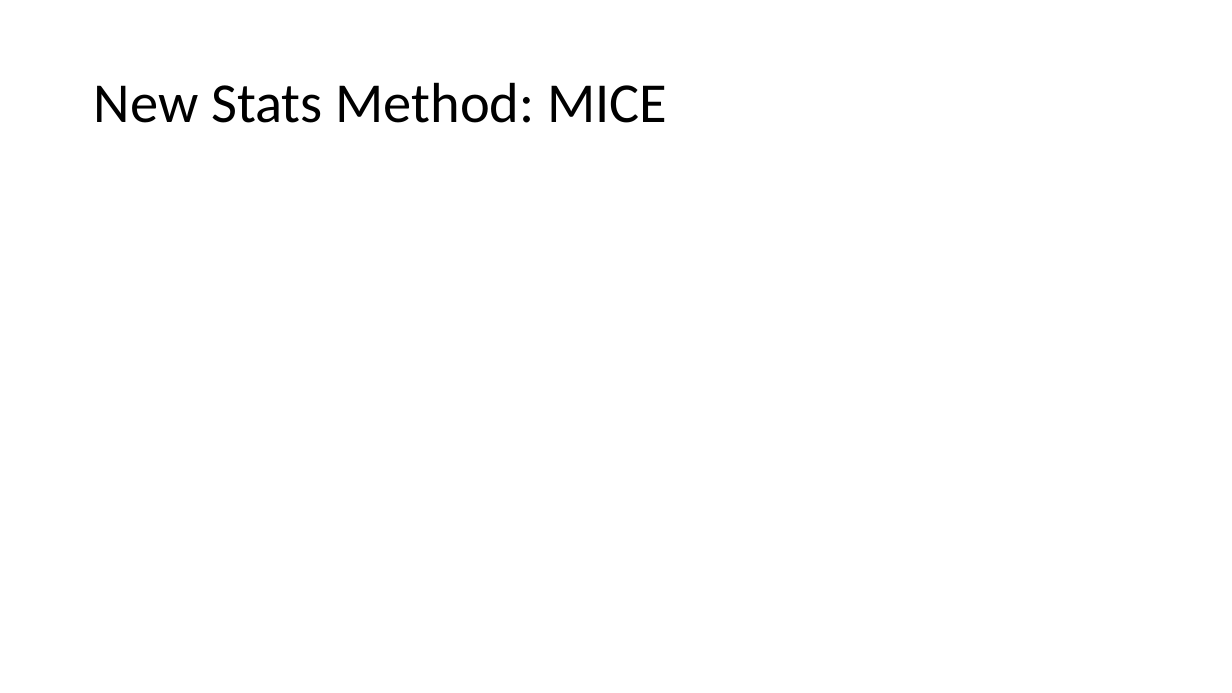
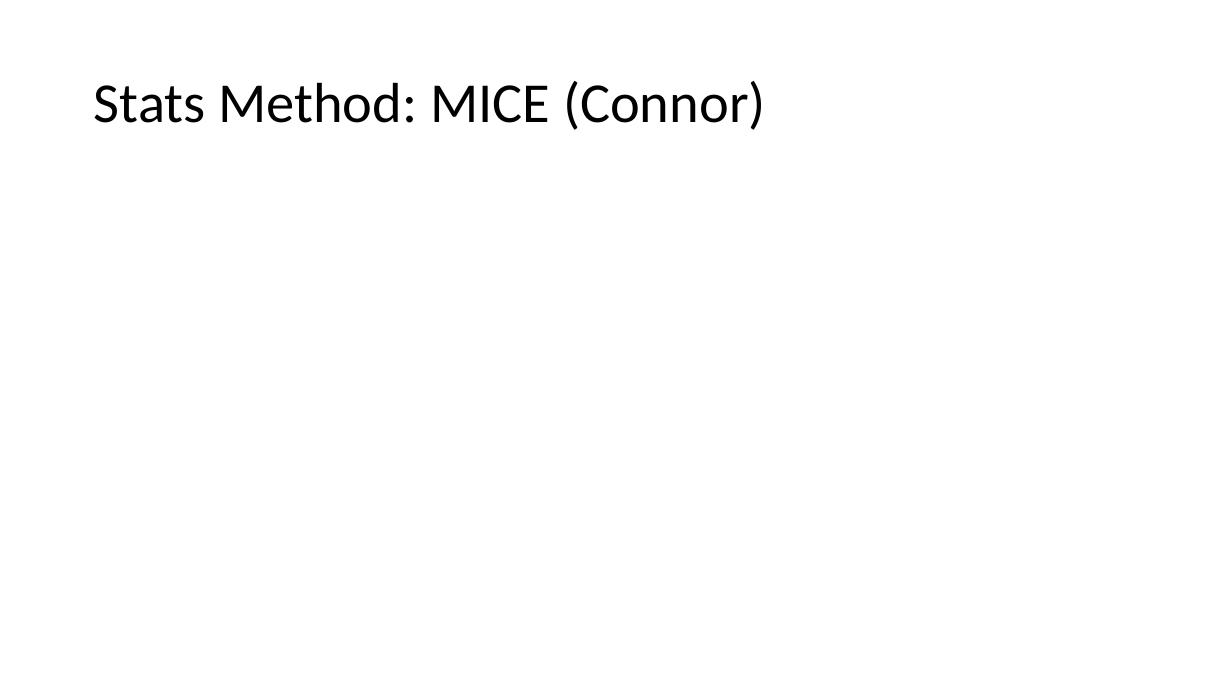
Before and after one commit to AlderCoder/Snow-finches, a slide deck: slide 9 of Final Presentation.pptx (slide 5 before the commit). Drawn at 1232x693 pixels with LibreOffice and Linux fonts; fonts in the diff are those of the drawing. Boxes give left, top, right and bottom in pixels: in the first picture for what was removed or moved away, otherwise in the second. Text is boxed around its words. In the diff, an @@ line names an element or a change of style, - is before the commit and + after.

```diff
--- a/Final Presentation.pptx
+++ b/Final Presentation.pptx
@@ title at box(94, 81, 766, 130): text changed @@
-New Stats Method: MICE
+Stats Method: MICE (Connor)
```
Also in this commit, not shown: 3 other slides changed, 5 slides added, 1 slide removed, 3 other files.
